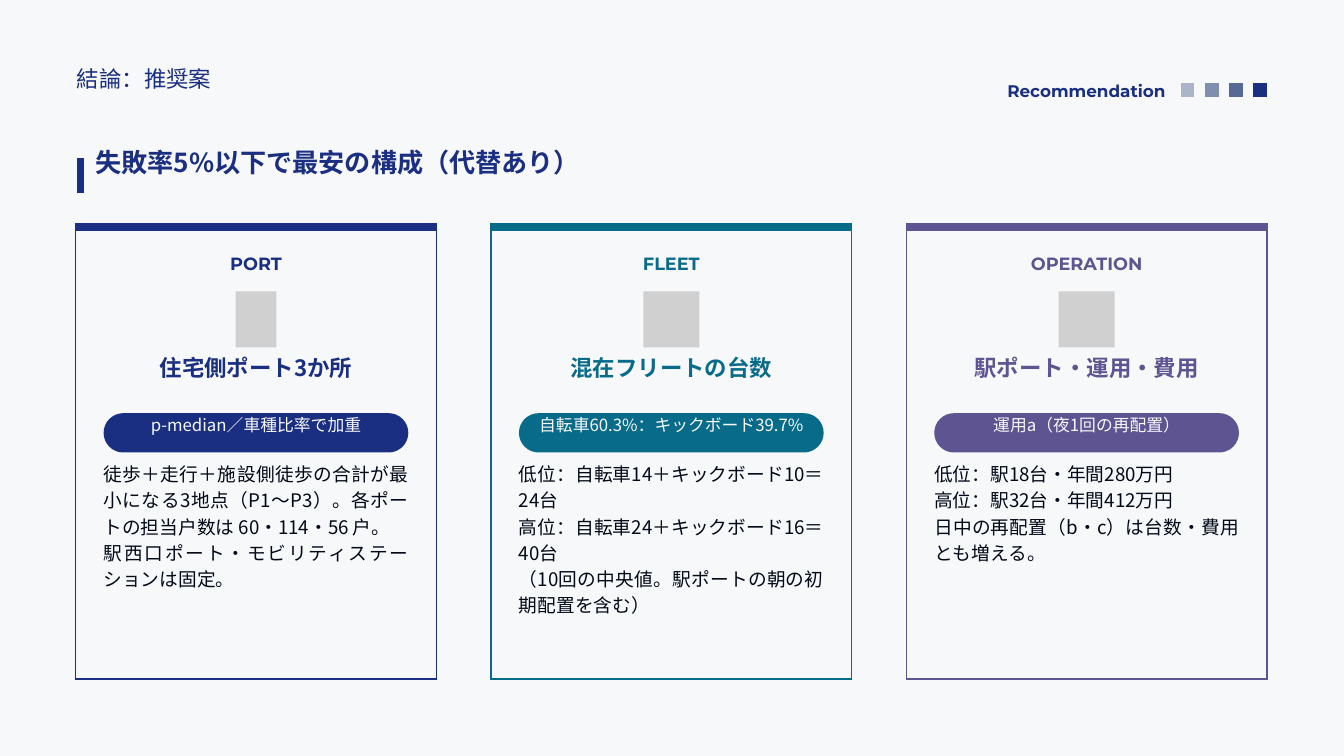
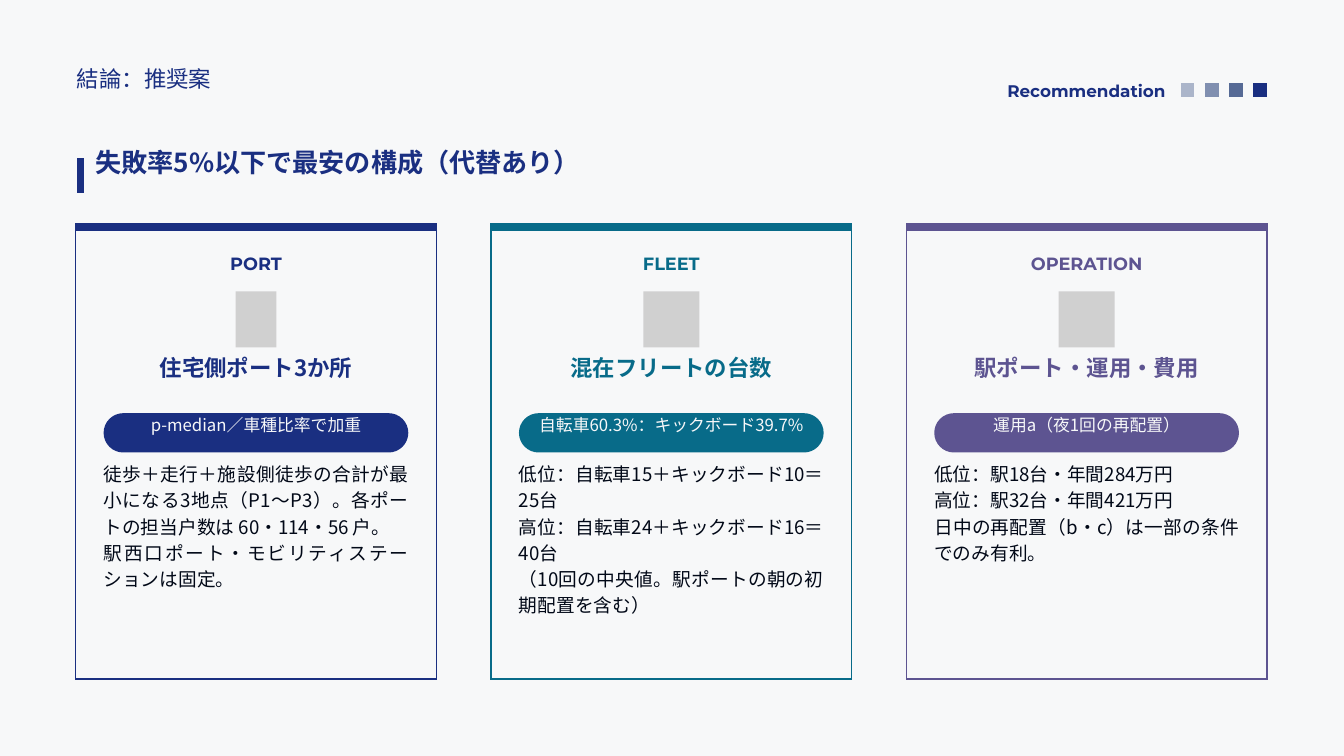
Before and after one commit to saigaeno-cmd/mikuri_sim, a slide deck: slide 2 of data/output/study/報告_モビリティシェア検討.pptx. Drawn at 1344x756 pixels with LibreOffice and Linux fonts; fonts in the diff are those of the drawing; grey boxes stand for pictures. Boxes give left, top, right and bottom in pixels: in the first picture for what was removed or moved away, otherwise in the second. Text is boxed around its words. In the diff, an @@ line names an element or a change of style, - is before the commit and + after.

```diff
--- a/data/output/study/報告_モビリティシェア検討.pptx
+++ b/data/output/study/報告_モビリティシェア検討.pptx
@@ text at box(519, 465, 824, 509): text changed @@
-低位：自転車14＋キックボード10＝24台
+低位：自転車15＋キックボード10＝25台
@@ text at box(934, 465, 1239, 562): text changed @@
-低位：駅18台・年間280万円
-高位：駅32台・年間412万円
-日中の再配置（b・c）は台数・費用とも増える。
+低位：駅18台・年間284万円
+高位：駅32台・年間421万円
+日中の再配置（b・c）は一部の条件でのみ有利。
```
Also in this commit, not shown: 21 other slides changed, 2 slides added, 7 other files.
